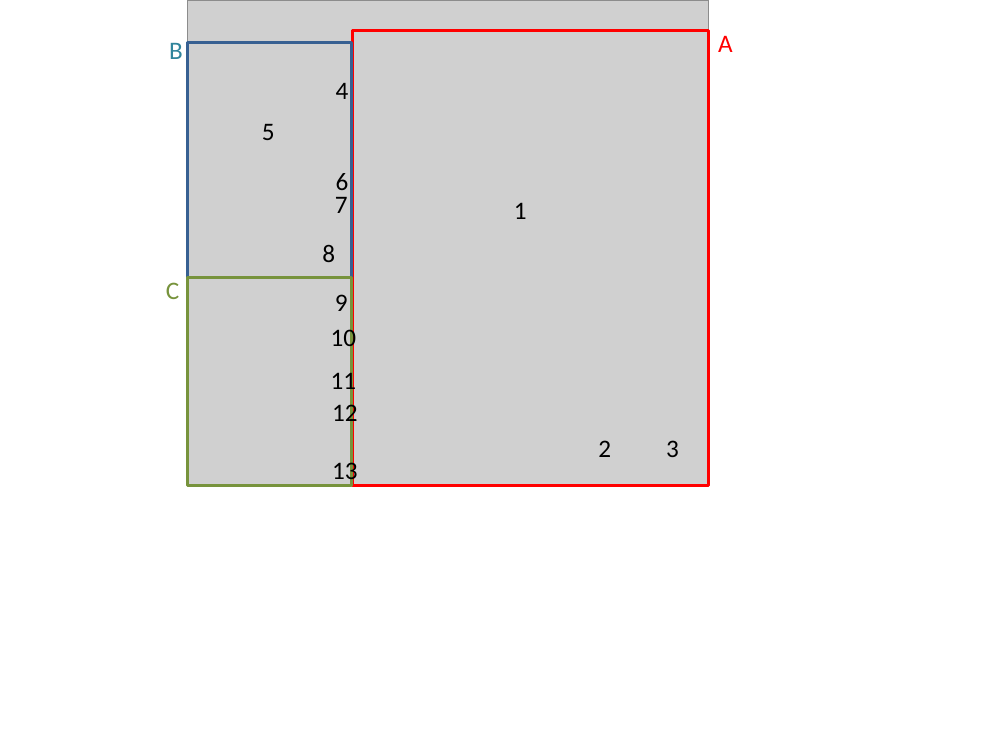
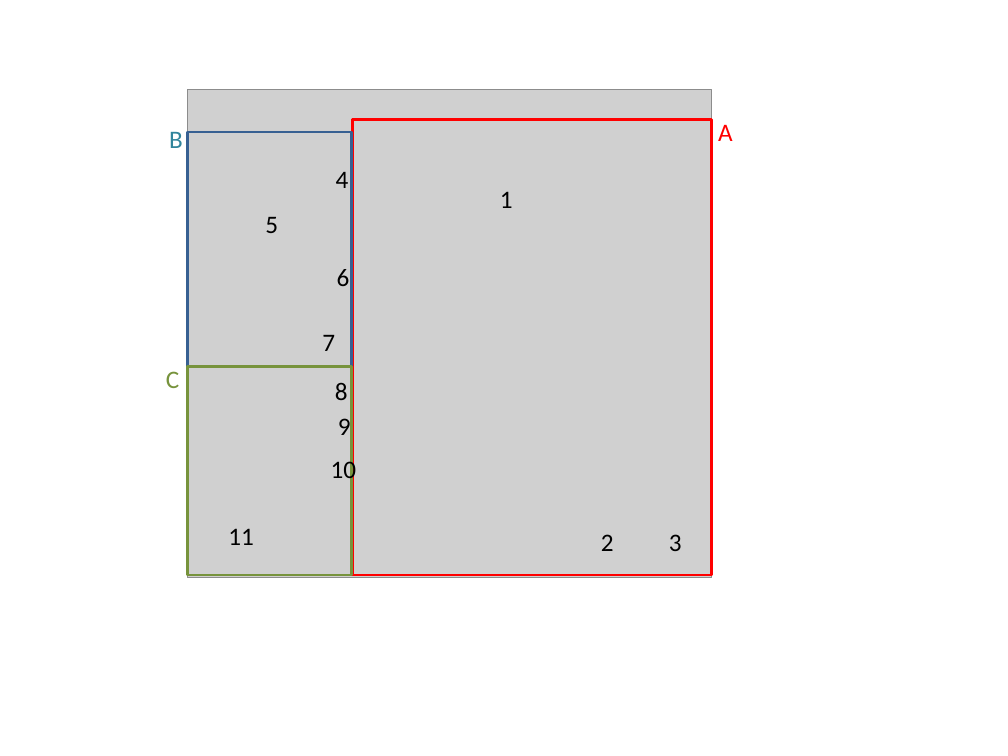
Before and after one commit to DePrettoM/EEGpal, a slide deck: slide 10 of Manuels/picture_EEGpal_manuals.pptx. Drawn at 1008x756 pixels with LibreOffice and Linux fonts; fonts in the diff are those of the drawing; grey boxes stand for pictures. Boxes give left, top, right and bottom in pixels: in the first picture for what was removed or moved away, otherwise in the second. Text is boxed around its words. In the diff, an @@ line names an element or a change of style, - is before the commit and + after.

```diff
--- a/Manuels/picture_EEGpal_manuals.pptx
+++ b/Manuels/picture_EEGpal_manuals.pptx
@@ 4 texts, 3 rectangles, 1 picture: place and size @@
-4 texts, 3 rectangles, 1 picture at [166, 0, 733, 486]
+4 texts, 3 rectangles, 1 picture at [166, 90, 733, 579]
@@ text "1": place and size @@
-text "1" at [514, 202, 527, 219]
+text "1" at [500, 191, 513, 208]
@@ text "5": place and size @@
-text "5" at [262, 124, 275, 140]
+text "5" at [265, 217, 278, 233]
@@ text "6": place and size @@
-text "6" at [336, 173, 349, 190]
+text "6" at [337, 269, 350, 286]
@@ text "7": place and size @@
-text "7" at [335, 197, 348, 213]
+text "7" at [322, 335, 335, 351]
@@ text "8": place and size @@
-text "8" at [322, 245, 335, 262]
+text "8" at [335, 383, 348, 400]
@@ text "9" rewrapped from [335, 294, 348, 311] to [338, 415, 351, 442] @@
@@ text removed at [332, 400, 358, 427] @@
-12
@@ text "10": place and size @@
-text "10" at [331, 325, 357, 352]
+text "10" at [331, 457, 357, 484]
@@ text removed at [332, 458, 358, 485] @@
-13
@@ text "11" rewrapped from [331, 368, 357, 395] to [228, 528, 254, 545] @@
@@ text "2": place and size @@
-text "2" at [598, 440, 611, 457]
+text "2" at [601, 534, 614, 551]
@@ text "3": place and size @@
-text "3" at [666, 440, 679, 457]
+text "3" at [669, 534, 682, 551]
```
Also in this commit, not shown: 1 other slide changed, 11 other files.
